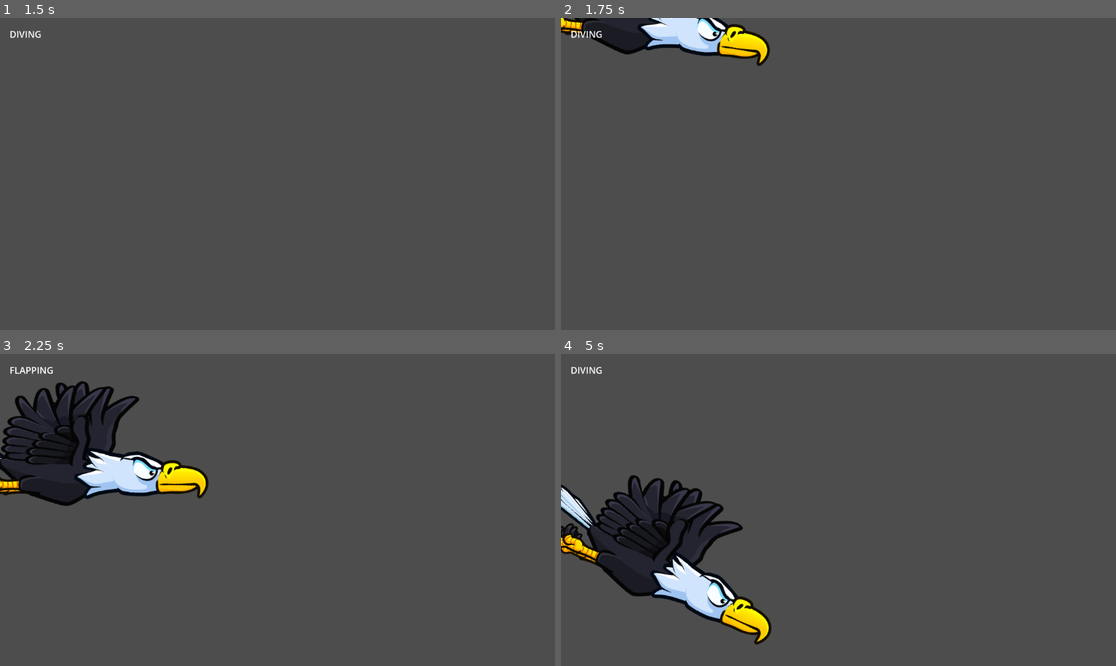
Above: before the commit, frames 1-4 (two rows, left to right).
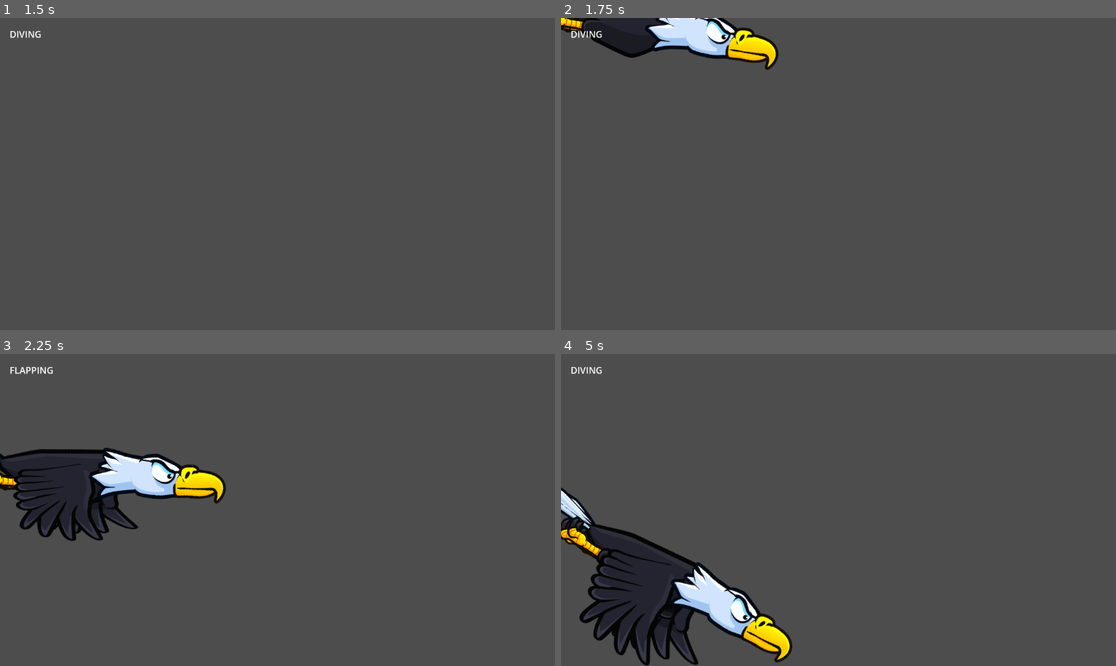
Above: after the commit, the same moments.

Repository: yakostro/eagle_game
Game: Godot game, scene res://Scenes/game.tscn
The game is run twice, just before and just after one commit, with the same random seed, the same clock (stepped at 60 frames per second) and the same inputs.
Inputs:
- Up to frame 1 (1.5 s): hold Up (move_up) 0.53-1.28 s; hold Down (move_down) from 1.28 s (still down)
- Up to frame 2 (1.75 s): keep holding Down (move_down)
- Up to frame 3 (2.25 s): release Down (move_down) at 2.03 s; hold Up (move_up) from 2.03 s (still down)
- Up to frame 4 (5 s): tap Enter at 3.5 s; release Up (move_up) at 3.53 s; hold Down (move_down) from 3.53 s (still down)

Frame 1 is identical in both runs. In frame 2, 1.9% of the frame differs, in the area x 0-40%, y 0-17%; in frame 3, 8.6%; in frame 4, 11%, in the area x 0-42%, y 38-100%.

Commit message:
animation made full sequence when movementState.Flapping or diving. for that we add a new state into animation states enum

Diff:
--- a/scripts/eagle_animation_controller.gd
+++ b/scripts/eagle_animation_controller.gd
@@ -7,8 +7,9 @@
 # Animation states - separate from movement states
 enum AnimationState {
 	GLIDE,
-	FLAP,
-	GLIDE_FLAP  # Special idle flapping during glide
+	FLAP_CONTINUOUS,  # Looping flap for active input
+	FLAP_FINISHING,   # Finishing current flap before returning to glide
+	GLIDE_FLAP        # Non-looping flap for idle sequences
 }
 
 # Animation constants
@@ -41,10 +42,21 @@
 	# React to movement state changes using string names
 	match new_state_name:
 		"GLIDING":
-			if animation_state != AnimationState.GLIDE_FLAP:
+			# Check if we need to finish the current flap animation first
+			if animation_state == AnimationState.FLAP_CONTINUOUS:
+				# Don't interrupt mid-flap - let it finish first
+				animation_state = AnimationState.FLAP_FINISHING
+				print("Finishing current flap before returning to glide")
+			elif animation_state != AnimationState.GLIDE_FLAP:
+				# Safe to switch immediately (not mid-flap)
 				play_animation(AnimationState.GLIDE)
 		"FLAPPING", "DIVING":
-			play_animation(AnimationState.FLAP)
+			# If we were finishing a flap, go back to continuous flapping
+			if animation_state == AnimationState.FLAP_FINISHING:
+				animation_state = AnimationState.FLAP_CONTINUOUS
+				print("Resuming continuous flapping")
+			else:
+				play_animation(AnimationState.FLAP_CONTINUOUS)
 
 func update_glide_flap_timer(delta):
 	# Only update timer during normal gliding
@@ -69,8 +81,11 @@
 	match animation_state:
 		AnimationState.GLIDE:
 			animated_sprite.play("glide")
-		AnimationState.FLAP:
+		AnimationState.FLAP_CONTINUOUS:
 			animated_sprite.play("flap")
+		AnimationState.FLAP_FINISHING:
+			# Don't change animation - let current flap finish
+			pass
 		AnimationState.GLIDE_FLAP:
 			animated_sprite.play("flap")
 
@@ -81,6 +96,13 @@
 func _on_animation_finished():
 	# Handle animation sequence completion
 	match animation_state:
+		AnimationState.FLAP_CONTINUOUS:
+			# Keep looping the flap animation for continuous input
+			animated_sprite.play("flap")
+		AnimationState.FLAP_FINISHING:
+			# Flap finished, now transition to glide
+			print("Flap finished, transitioning to glide")
+			play_animation(AnimationState.GLIDE)
 		AnimationState.GLIDE_FLAP:
 			glide_flap_cycles_remaining -= 1
 			if glide_flap_cycles_remaining <= 0:
